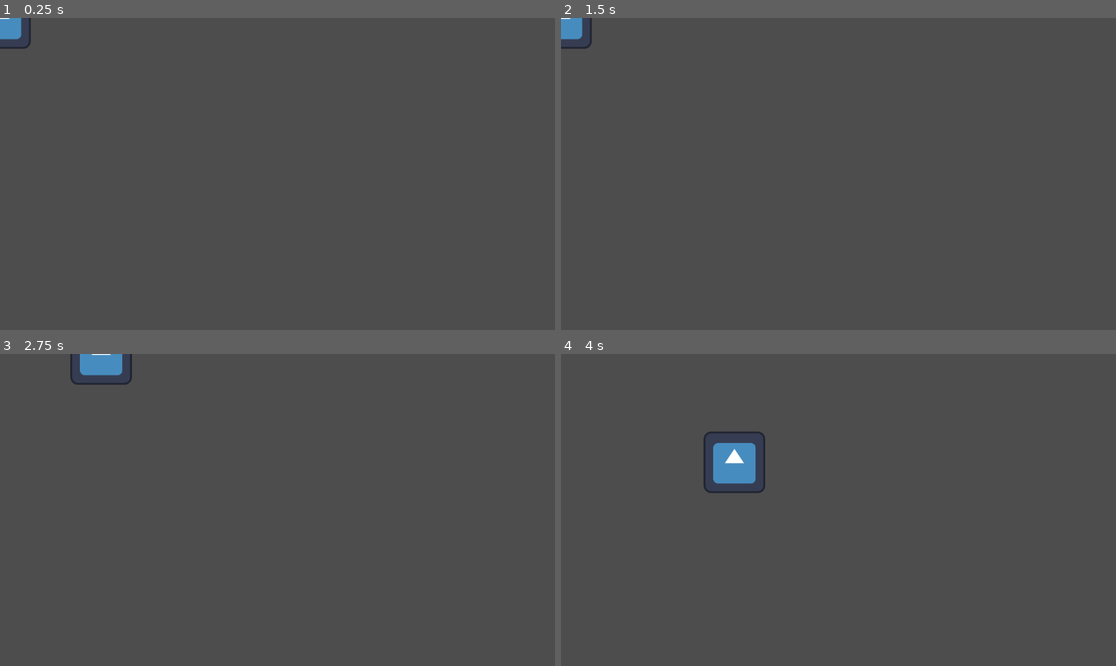
Above: before the commit, frames 1-4 (two rows, left to right).
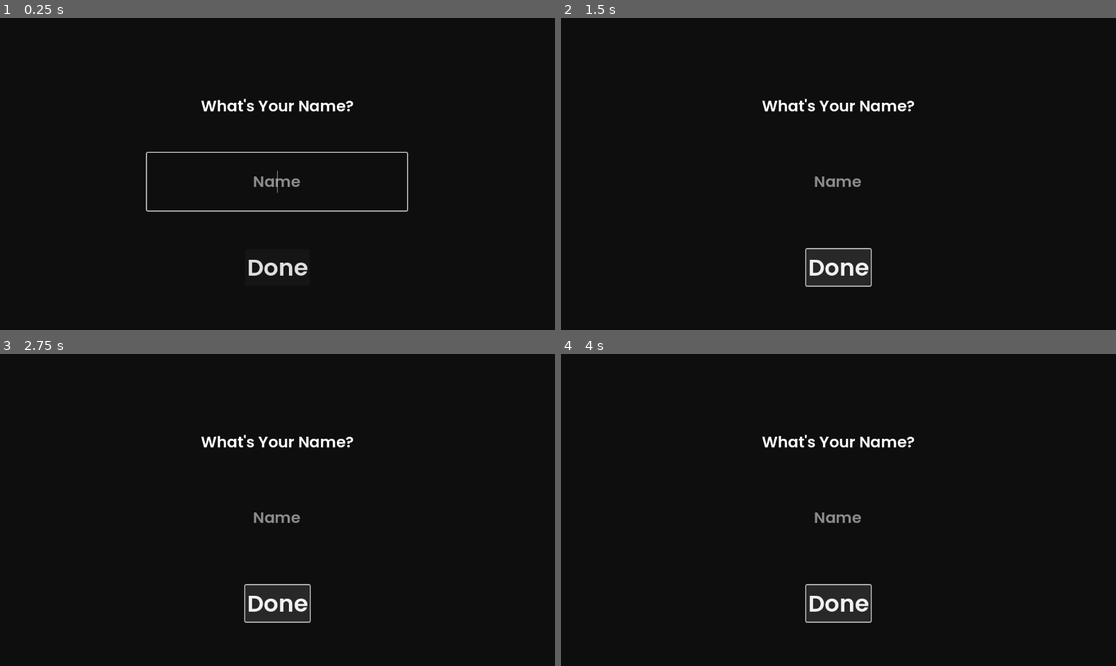
Above: after the commit, the same moments.

Repository: FlameDrone/Debauchery-Game
Game: Godot game, scene res://Scenes/Name_Scene.tscn
Two runs of this game, one before a commit and one after it. Both use one fixed random seed, a clock stepped at 60 frames per second and the inputs below. Before the commit the project starts from res://Scenes/Test_Scene.tscn. The engine's default icon, where the game draws it, is replaced by a stand-in: a white triangle on a blue panel in a dark square.
Inputs (mouse positions are in pixels of both pictures, inside the frame that each line leads up to):
- Up to frame 1 (0.25 s): no input
- Up to frame 2 (1.5 s): click (838, 267) at 0.5 s, where only the run after the commit has a clickable "Done"; click (838, 267) at 1.25 s, where only the run after the commit has a clickable "Done"
- Up to frame 3 (2.75 s): tap Enter at 2 s; hold Right (ui_right) from 2.03 s (still down)
- Up to frame 4 (4 s): release Right (ui_right) at 2.78 s; hold Down (ui_down) 2.78-3.53 s; hold Right (ui_right) from 3.53 s (still down)

The runs differ from the first frame. In frame 1, 100% of the frame differs, in the area x 0-100%, y 0-100%; in frame 2, 100%; in frame 3, 100%; in frame 4, 100%.

Commit message:
Started with the Name Input

Diff:
--- /dev/null
+++ b/debauchery-game/Code/Name_Field.gd
@@ -0,0 +1,12 @@
+extends LineEdit
+
+
+# Called when the node enters the scene tree for the first time.
+func _ready() -> void:
+	grab_focus()
+	pass # Replace with function body.
+
+
+# Called every frame. 'delta' is the elapsed time since the previous frame.
+func _process(delta: float) -> void:
+	pass
--- /dev/null
+++ b/debauchery-game/Scenes/Name_Scene.tscn
@@ -0,0 +1,57 @@
+[gd_scene load_steps=3 format=3 uid="uid://uqumauuheavw"]
+
+[ext_resource type="Script" path="res://Code/Name_Field.gd" id="1_groro"]
+[ext_resource type="FontFile" uid="uid://wwy6h3mwrafb" path="res://Textures/Font/Poppins-SemiBold.ttf" id="1_pnru2"]
+
+[node name="NameScene" type="Control"]
+layout_mode = 3
+anchors_preset = 15
+anchor_right = 1.0
+anchor_bottom = 1.0
+grow_horizontal = 2
+grow_vertical = 2
+
+[node name="ColorRect" type="ColorRect" parent="."]
+layout_mode = 0
+offset_right = 1152.0
+offset_bottom = 648.0
+color = Color(0.0562916, 0.0562916, 0.0562916, 1)
+
+[node name="LineEdit" type="LineEdit" parent="."]
+layout_mode = 0
+offset_left = 305.0
+offset_top = 280.0
+offset_right = 845.0
+offset_bottom = 400.0
+theme_override_colors/font_color = Color(1, 1, 1, 1)
+theme_override_fonts/font = ExtResource("1_pnru2")
+theme_override_font_sizes/font_size = 32
+placeholder_text = "Name"
+alignment = 1
+max_length = 24
+flat = true
+caret_blink = true
+script = ExtResource("1_groro")
+
+[node name="RichTextLabel" type="RichTextLabel" parent="."]
+layout_mode = 0
+offset_left = 417.0
+offset_top = 160.0
+offset_right = 735.0
+offset_bottom = 206.0
+theme_override_fonts/normal_font = ExtResource("1_pnru2")
+theme_override_font_sizes/normal_font_size = 32
+text = "What's Your Name?"
+fit_content = true
+autowrap_mode = 0
+
+[node name="Button" type="Button" parent="."]
+layout_mode = 0
+offset_left = 509.0
+offset_top = 480.0
+offset_right = 643.0
+offset_bottom = 556.0
+theme_override_colors/icon_hover_color = Color(0.133196, 0.133196, 0.133196, 1)
+theme_override_fonts/font = ExtResource("1_pnru2")
+theme_override_font_sizes/font_size = 48
+text = "Done"
--- a/debauchery-game/project.godot
+++ b/debauchery-game/project.godot
@@ -11,7 +11,7 @@
 [application]
 
 config/name="Debauchery-Game"
-run/main_scene="res://Scenes/Test_Scene.tscn"
+run/main_scene="res://Scenes/Name_Scene.tscn"
 config/features=PackedStringArray("4.3", "GL Compatibility")
 config/icon="res://Textures/Character/icon.svg"
 
Binary file added: debauchery-game/Textures/Font/Poppins-SemiBold.ttf
Not shown, added: debauchery-game/Textures/Font/Poppins-SemiBold.ttf.import
